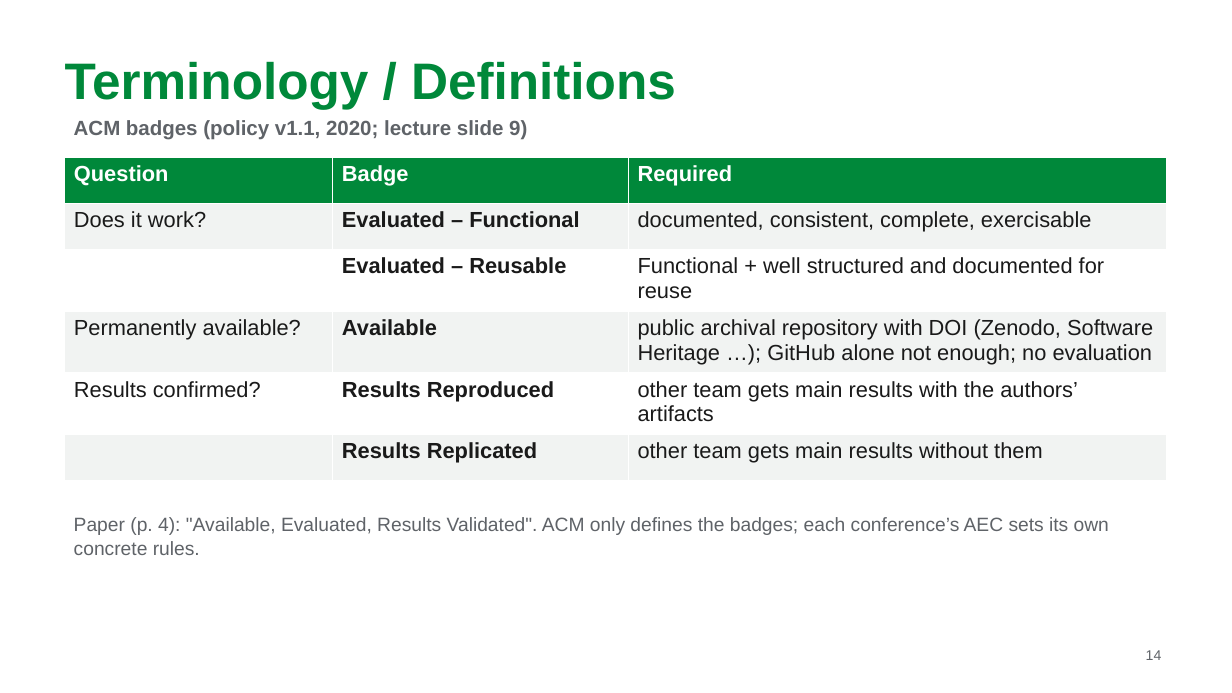
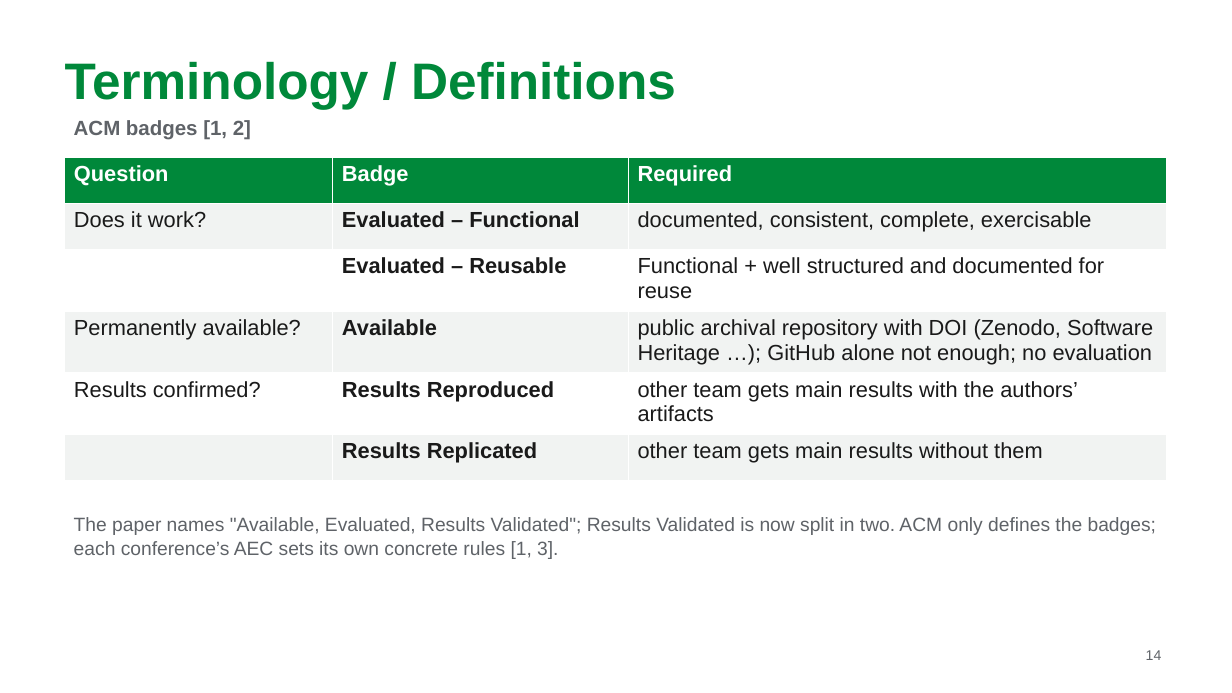
Before and after one commit to MarkAndreDuesing/Reprod_Docs_And_Notes, a slide deck: slide 14 of Vorl_2/slides/lecture2-team-paper2.pptx. Drawn at 1232x693 pixels with LibreOffice and Linux fonts; fonts in the diff are those of the drawing. Boxes give left, top, right and bottom in pixels: in the first picture for what was removed or moved away, otherwise in the second. Text is boxed around its words. In the diff, an @@ line names an element or a change of style, - is before the commit and + after.

```diff
--- a/Vorl_2/slides/lecture2-team-paper2.pptx
+++ b/Vorl_2/slides/lecture2-team-paper2.pptx
@@ text at [74,120,251,140]: text changed @@
-ACM badges (policy v1.1, 2020; lecture slide 9)
+ACM badges [1, 2]
@@ text at [74,517,1156,559]: text changed @@
-Paper (p. 4): "Available, Evaluated, Results Validated". ACM only defines the badges; each conference’s AEC sets its own concrete rules.
+The paper names "Available, Evaluated, Results Validated"; Results Validated is now split in two. ACM only defines the badges; each conference’s AEC sets its own concrete rules [1, 3].
```
Also in this commit, not shown: 11 other slides changed, 1 slide added, 1 slide removed, 1 other file.
